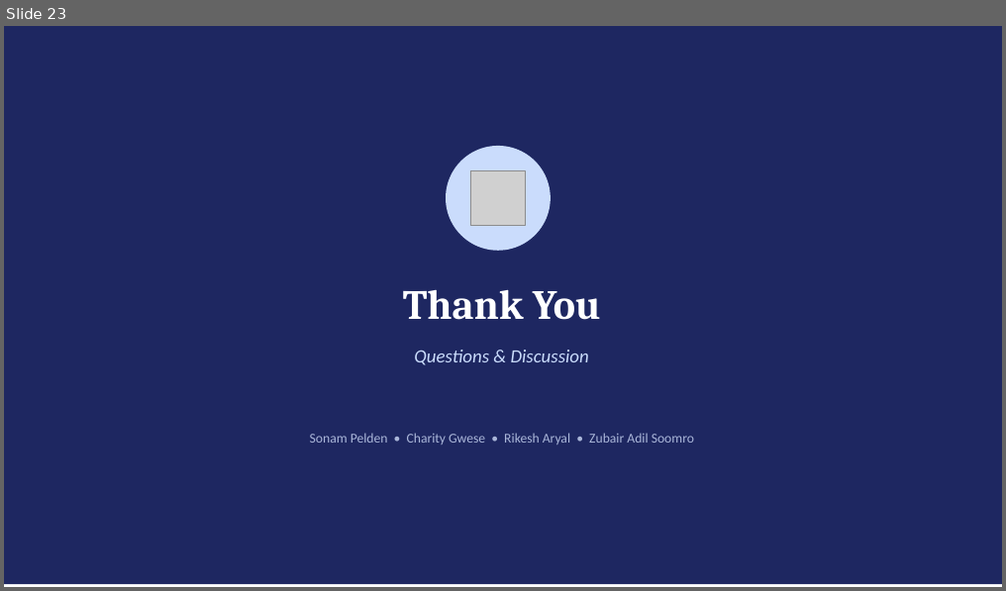
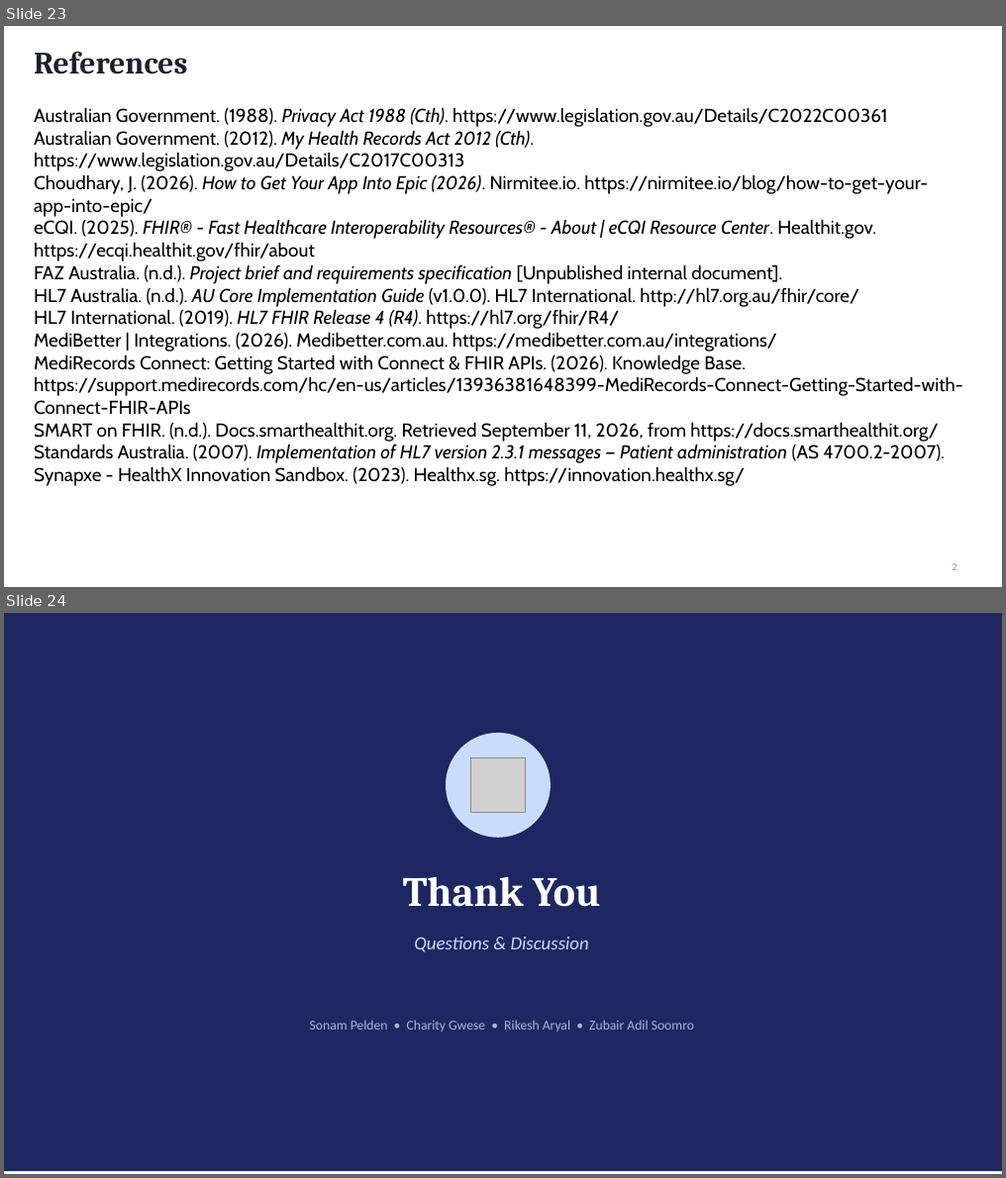
Before and after one commit to SkinnySeal17/HEAALTHCARE_SYSTEM, a slide deck: DOCUMENTS/Presentation_Assignment2.pptx. Shown one above the other, each under a label of ours: slide 23 before the commit, slides 23 and 24 after it. The pictures are 1006x591 and 1006x1178 pixels, drawn with LibreOffice and Linux fonts; fonts in the diff are those of the drawing; grey boxes stand for pictures. Boxes give left, top, right and bottom in pixels: in the first picture for what was removed or moved away, otherwise in the second. Text is boxed around its words. In the diff, an @@ line names an element or a change of style, - is before the commit and + after.

```diff
--- a/DOCUMENTS/Presentation_Assignment2.pptx
+++ b/DOCUMENTS/Presentation_Assignment2.pptx
@@ slide 23 added at bbox=[4, 26, 1002, 587], background #FFFFFF @@
@@ text added at bbox=[34, 51, 188, 75], 30 pt, text #1B1F2A, bold @@
+References
@@ text added at bbox=[34, 107, 963, 486], 18 pt, text #000000 @@
+Australian Government. (1988). Privacy Act 1988 (Cth). https://www.legislation.gov.au/Details/C2022C00361
+Australian Government. (2012). My Health Records Act 2012 (Cth). https://www.legislation.gov.au/Details/C2017C00313
+Choudhary, J. (2026). How to Get Your App Into Epic (2026). Nirmitee.io. https://nirmitee.io/blog/how-to-get-your-app-into-epic/
+eCQI. (2025). FHIR® - Fast Healthcare Interoperability Resources® - About | eCQI Resource Center. Healthit.gov. https://ecqi.healthit.gov/fhir/about
+FAZ Australia. (n.d.). Project brief and requirements specification [Unpublished internal document].
+HL7 Australia. (n.d.). AU Core Implementation Guide (v1.0.0). HL7 International. http://hl7.org.au/fhir/core/
+HL7 International. (2019). HL7 FHIR Release 4 (R4). https://hl7.org/fhir/R4/
+MediBetter | Integrations. (2026). Medibetter.com.au. https://medibetter.com.au/integrations/
+MediRecords Connect: Getting Started with Connect & FHIR APIs. (2026). Knowledge Base. https://support.medirecords.com/hc/en-us/articles/13936381648399-MediRecords-Connect-Getting-Started-with-Connect-FHIR-APIs
+SMART on FHIR. (n.d.). Docs.smarthealthit.org. Retrieved September 11, 2026, from https://docs.smarthealthit.org/
+Standards Australia. (2007). Implementation of HL7 version 2.3.1 messages — Patient administration (AS 4700.2-2007).
+Synapxe - HealthX Innovation Sandbox. (2023). Healthx.sg. https://innovation.healthx.sg/
@@ text added at bbox=[951, 564, 956, 570], 10 pt, text #8C97AE @@
+2
@@ what was slide 23 is now slide 24 @@
```
Also in this commit, not shown: 10 slides changed, 3 other slides added, 3 slides removed.
